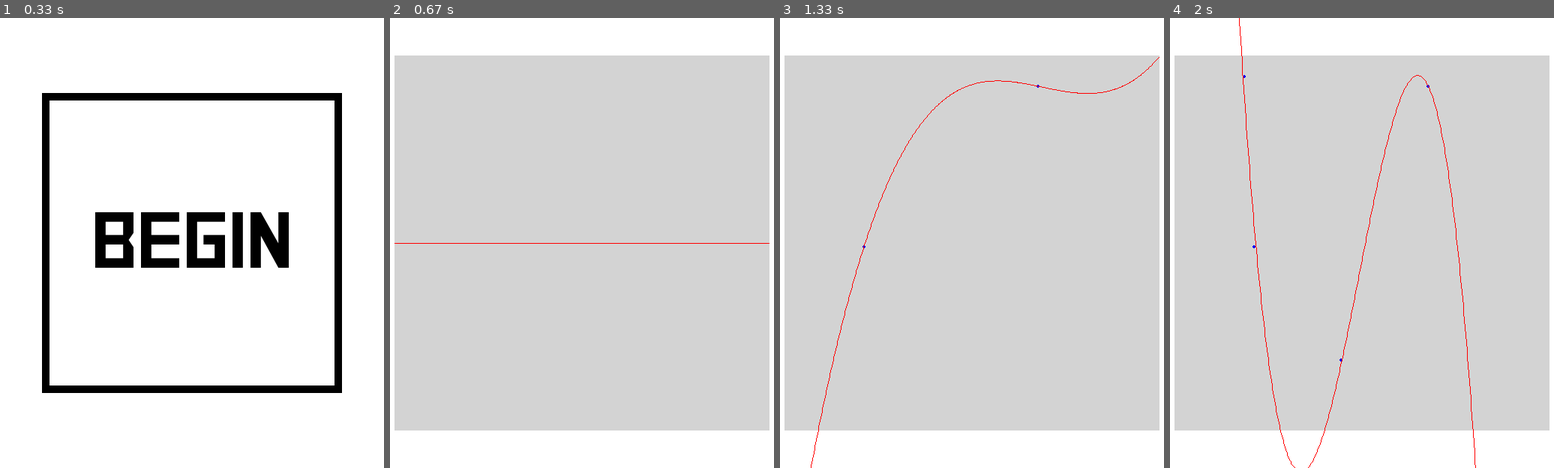
Above: before the commit, frames 1-4 (left to right).
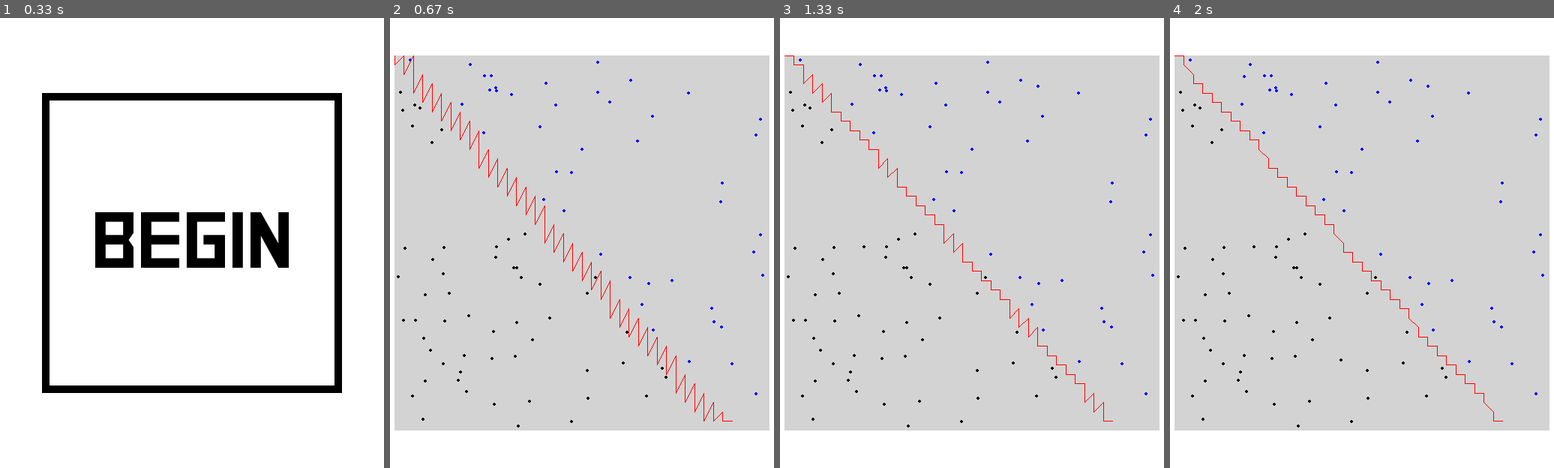
Above: after the commit, the same moments.

Repository: AndyyTaylor/Yr12Major
Game: pygame game, started from main.py
The game is run twice, just before and just after one commit, with the same random seed, the same clock (stepped at 60 frames per second) and the same inputs.
Inputs (mouse positions are in pixels of both pictures, inside the frame that each line leads up to):
- Up to frame 1 (0.33 s): no input
- Up to frame 2 (0.67 s): click (582, 243) at 0.38 s
- Up to frame 3 (1.33 s): click (864, 247) at 0.72 s; click (1037, 85) at 1.05 s
- Up to frame 4 (2 s): click (1242, 76) at 1.42 s; click (1342, 360) at 1.92 s

Frame 1 is identical in both runs. In frame 2, 1.3% of the frame differs, in the area x 1-99%, y 8-91%; in frame 3, 1.0%; in frame 4, 1.2%.

Commit message:
Logistic Regression is mostly functional, although bad rendering

Diff:
--- a/src/config.py
+++ b/src/config.py
@@ -7,6 +7,8 @@
 BLUE  = (  0,   0, 255)
 BLACK = (  0,   0,   0)
 GRAY  = (211, 211, 211)
+YELLOW= (255, 255,   0)
+GREEN = (  0, 255,   0)
 
 SCREEN_WIDTH = 600
 SCREEN_HEIGHT = 600
--- a/src/ml/agents/__init__.py
+++ b/src/ml/agents/__init__.py
@@ -1 +1,2 @@
 from .supervised.regression import LinearRegression
+from .supervised.regression import LogisticRegression
--- a/src/ml/agents/supervised/regression.py
+++ b/src/ml/agents/supervised/regression.py
@@ -1,8 +1,9 @@
 # Copyright 2017 Andy Taylor
 
 import numpy as np
+from math import e, log
 
-class LinearRegression():
+class Regression():
     def __init__(self, n_features, alpha=0.01):
         self.n = n_features
         self.alpha = alpha
@@ -12,15 +13,17 @@
         self.stddev = 1
         self.mean = 0
 
-    def fit(self, X, y, num_iters=5000):
+    def on_update(self, X, y, num_iters=5000):
         m = len(y)
         if m < 2:
             return
 
         X = np.insert(self.scale_features(X), 0, 1, axis=1)
 
-        for i in range(num_iters):
-            self.vectorized_BGD(X, y, m)
+        self.fit(X, y, num_iters)
+
+    def fit(self, X, y, num_iters):
+        pass
 
     def vectorized_BGD(self, X, y, m):
         pred = X.dot(self.params)
@@ -44,7 +47,31 @@
         return np.divide(np.subtract(X, self.mean), self.stddev)
 
     def on_render(self, screen, plot):
-        plot.renderFunction(screen, self.render_func)
+        plot.renderClassification(screen, self.render_func)
 
     def render_func(self, x):
         return self.params.T.dot(np.insert(self.scale_features(x.T).T, 0, 1, axis=0))
+
+class LogisticRegression(Regression):
+    def fit(self, X, y, num_iters):
+        m = len(y)
+
+        for i in range(1):
+            h = self.sigmoid(X.dot(self.params))
+            J = (1.0 / m) * np.subtract(-(y.T).dot(np.log(h)), (1 - y).T.dot(np.log(1-h)))
+
+            grad = ((np.subtract(self.sigmoid(X.dot(self.params)), y)).T.dot(X))
+            self.params = np.subtract(self.params, np.multiply(self.alpha, grad.T))
+
+    def sigmoid(self, z):
+        return np.divide(1.0, (1 + np.power(e, -z)))
+
+    def render_func(self, x):
+        # print(x)
+        return self.params.T.dot(np.insert(self.scale_features(x.T).T, 0, 1, axis=0))
+
+class LinearRegression(Regression):
+
+    def fit(self, X, y, num_iters):
+        for i in range(num_iters):
+            self.vectorized_BGD(X, y, len(y))
--- /dev/null
+++ b/src/ml/environments/__init__.py
@@ -0,0 +1 @@
+from .supervised.classplot import ClassPlot
--- /dev/null
+++ b/src/ml/environments/supervised/classplot.py
@@ -0,0 +1,82 @@
+import random
+import numpy as np
+
+from ....states.AbstractState import State
+from ....ui.Plot import Plot
+
+class ClassPlot(State):
+    " The main state for this enviroment "
+
+    def __init__(self, econfig):
+        super().__init__("Classification Plot", "Environments")
+
+        self.n = econfig.n
+
+        self.x_range = [-10, 10]
+        self.y_range = [-10, 10]
+
+        self.params = np.zeros((econfig.n, 1))
+
+        for i in range(econfig.n):
+            self.params[i] = random.uniform(-5, 5)
+
+        self.y = np.zeros((econfig.m, 1))
+        self.x = np.zeros((econfig.m, econfig.n-1))
+
+        i = 0
+        while i < econfig.m:
+            x, y = self.gen_point()
+            if int(y) < self.y_range[1] and int(y) > self.y_range[0]:
+                self.x[i] = x.T
+                self.y[i, 0] = y
+                i += 1
+
+        self.plot = Plot(50, 50, 500, 500, self.n, self.x_range, self.y_range)
+
+    def on_update(self, elapsed):
+        pass
+
+    def on_render(self, screen):
+        self.plot.on_render(screen, self.getx()[:, 0], self.getx()[:, 1], self.gety())
+
+    def on_enter(self):
+        pass
+
+    def on_exit(self):
+        pass
+
+    def on_init(self):
+        pass
+
+    def on_shutdown(self):
+        pass
+
+    def on_mouse_down(self, pos):
+        x_val, x_val2 = self.plot.screen_to_coords(pos)
+        x = np.array([x_val, x_val2])
+
+        if self.params.T.dot(np.insert(x, 0, 1, axis=0)) < 0:
+            y = 0
+        else:
+            y = 1
+
+        self.x = np.vstack((self.x, x))
+        self.y = np.vstack((self.y, y))
+
+    def gen_point(self):
+        # x_val = random.uniform(self.x_range[0], self.x_range[1])
+        x = np.array([random.uniform(self.x_range[0], self.x_range[1]), random.uniform(self.x_range[0], self.x_range[1])])
+
+        if self.params.T.dot(np.insert(x, 0, 1, axis=0)) < 0:
+            y = 0
+        else:
+            y = 1
+        return x, y
+
+
+
+    def getx(self):
+        return self.x
+
+    def gety(self):
+        return self.y
--- /dev/null
+++ b/src/ml/environments/supervised/envconfig.py
@@ -0,0 +1,2 @@
+m = 100
+n = 3
--- a/src/states/Simulation.py
+++ b/src/states/Simulation.py
@@ -1,9 +1,10 @@
 " Andy "
 from .AbstractState import State
 
-from ..ml.environments.lineardataset.MainState import MainState as Environment
-from ..ml.agents import LinearRegression as Agent
-from ..ml.environments.lineardataset import envconfig
+from ..ml.environments import ClassPlot as Environment
+# from ..ml.environments.lineardataset.MainState import MainState as Environment
+from ..ml.agents import LogisticRegression as Agent
+from ..ml.environments.supervised import envconfig
 
 class Simulation(State):
     " A "
@@ -29,7 +30,7 @@
         pass
 
     def on_update(self, elapsed):
-        self.agent.fit(self.environment.getx(), self.environment.gety())
+        self.agent.on_update(self.environment.getx(), self.environment.gety())
 
     def on_render(self, screen):
         self.environment.on_render(screen)
--- a/src/ui/Plot.py
+++ b/src/ui/Plot.py
@@ -16,17 +16,19 @@
     def on_update(self, elapsed):
         pass
 
-    def on_render(self, screen, vec_x, vec_y):
+    def on_render(self, screen, vec_x, vec_y, vec_class=False):
         pygame.draw.rect(screen, config.GRAY, self.get_rect())
 
         for i in range(len(vec_y)):
-            x, y = self.adjust((vec_x[i, 0], vec_y[i, 0]))
+            x, y = self.adjust((vec_x[i], vec_y[i]))
             if x > self.x and x < self.x + self.w and y > self.y and y < self.y + self.h:
-                pygame.draw.circle(screen, config.BLUE, (x, y), 2)
+                if not isinstance(vec_class, bool) and vec_class[i] == 1:
+                    pygame.draw.circle(screen, config.BLACK, (x, y), 2)
+                else:
+                    pygame.draw.circle(screen, config.BLUE, (x, y), 2)
 
     def adjust(self, point):
         x, y = point
-
         x = (x - self.x_range[0]) * (self.w / (self.x_range[1] - self.x_range[0])) + self.x
         y = (y - self.y_range[0]) * (self.w / (self.y_range[1] - self.y_range[0])) + self.y
         return int(x), int(y)
@@ -52,6 +54,23 @@
 
             prev_point = new_point
 
+    def renderClassification(self, screen, func):
+        points = []
+        for xx in self.frange(self.x_range[0], self.x_range[1], 0.5):
+            for yy in self.frange(self.y_range[0], self.y_range[1], 0.5):
+                if abs(func(np.array([[xx], [yy]]))) < 0.3:
+                    points.append(self.adjust((xx, yy)))
+                    # x, y = self.adjust((xx, yy))
+                    # w, h = self.adjust((self.x_range[0] + 0.5, self.y_range[0] + 0.5))
+                    # pygame.draw.rect(screen, config.RED, (x, y, w, h))
+
+        prev_point = False
+        for point in points:
+            if prev_point:
+                pygame.draw.line(screen, config.RED, prev_point, point)
+
+            prev_point = point
+
     def frange(self, start, stop, step):
         i = start
         while i < stop:
